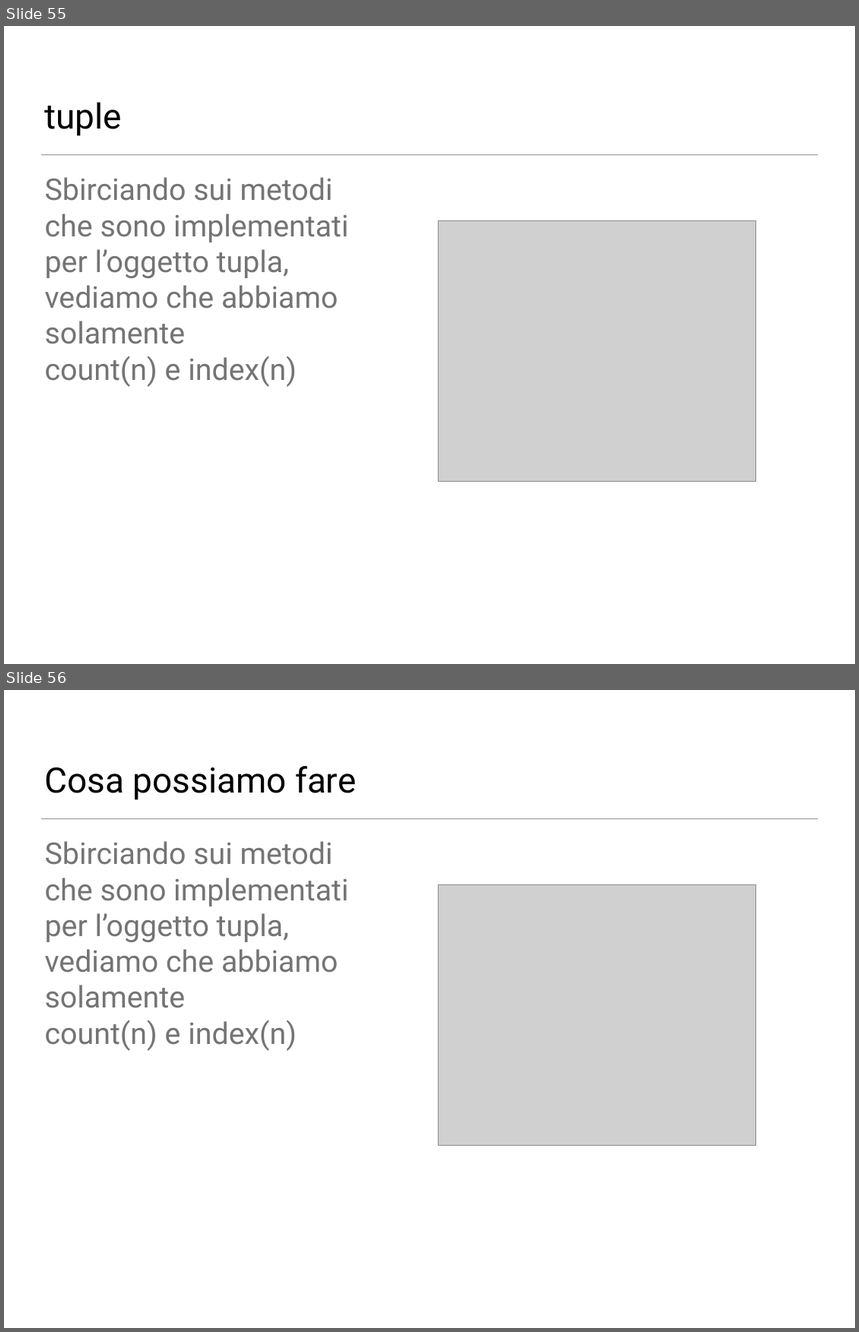
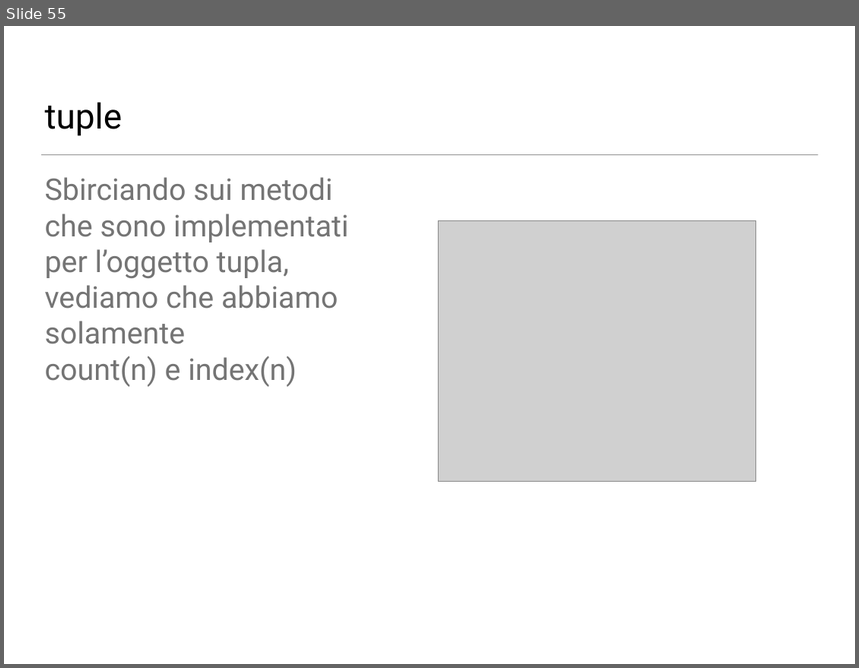
Before and after one commit to NicolaGrego2001/NicolaGrego2001, a slide deck: logica.odp. Shown one above the other, each under a label of ours: slides 55 and 56 before the commit, slide 55 after it. The pictures are 859x1332 and 859x668 pixels, drawn with LibreOffice and Linux fonts; fonts in the diff are those of the drawing; grey boxes stand for pictures; background and template pictures are left out. Boxes give left, top, right and bottom in pixels: in the first picture for what was removed or moved away, otherwise in the second. Text is boxed around its words. In the diff, an @@ line names an element or a change of style, - is before the commit and + after.

```diff
--- a/logica.odp
+++ b/logica.odp
@@ slide 56 removed at bbox=[4, 690, 855, 1328], background picture (left out); not listed: 1 template element that a slide beside it also shows @@
@@ text removed at bbox=[45, 766, 356, 800] @@
-Cosa possiamo fare
@@ text removed at bbox=[45, 841, 348, 1051] @@
-Sbirciando sui metodi che sono implementati per l’oggetto tupla, vediamo che abbiamo solamente
-count(n) e index(n)
@@ picture removed at bbox=[438, 885, 756, 1145] @@
```
Also in this commit, not shown: 1 slide added, 10 other files.
